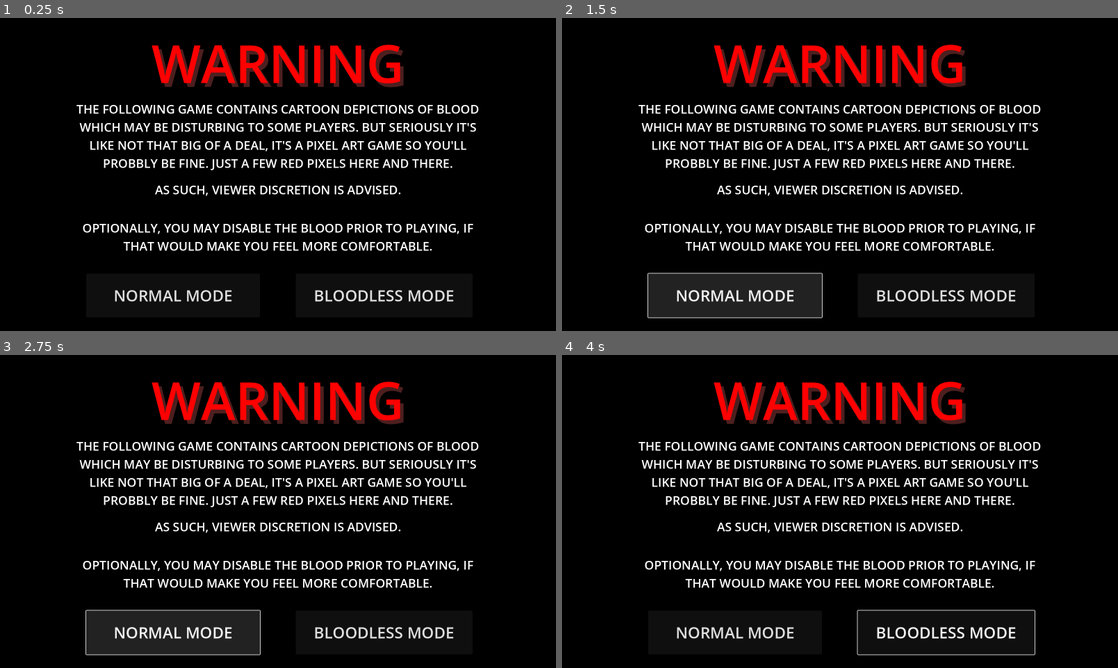
Above: before the commit, frames 1-4 (two rows, left to right).
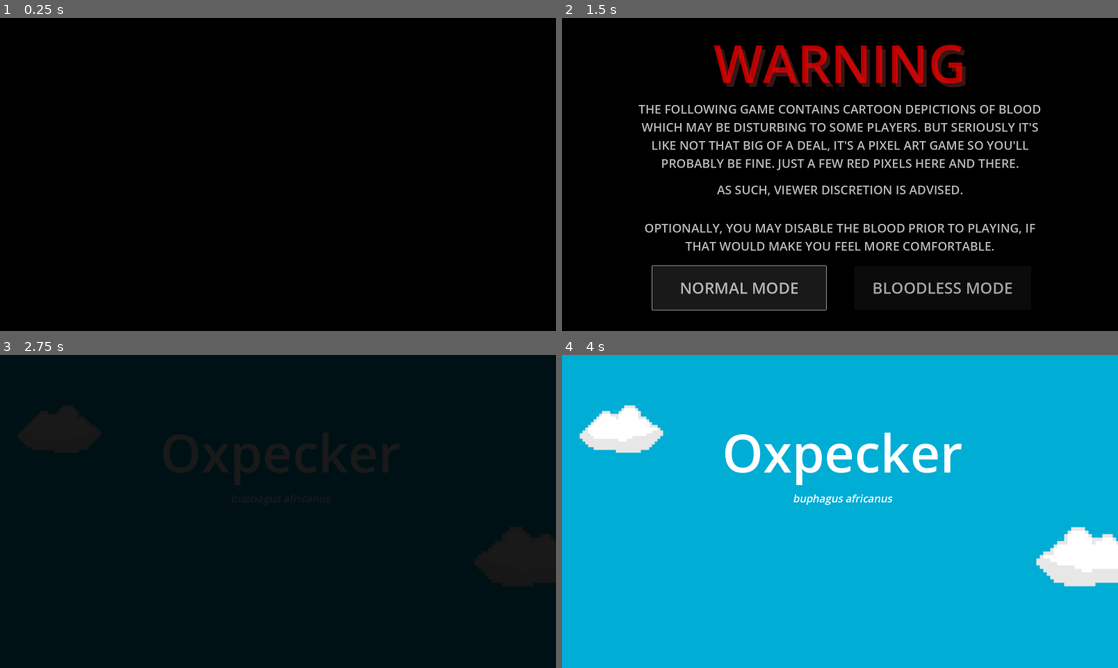
Above: after the commit, the same moments.

Repository: micah-wehrle/gwj67-oxpecker
Game: Godot game, scene res://scenes/blood_warning.tscn
The game is run twice, just before and just after one commit, with the same random seed, the same clock (stepped at 60 frames per second) and the same inputs. This scene is started directly instead of the project's main scene.
Inputs (mouse positions are in pixels of both pictures, inside the frame that each line leads up to):
- Up to frame 1 (0.25 s): no input
- Up to frame 2 (1.5 s): click (945, 296) at 0.5 s, where only the run before the commit has a clickable "BLOODLESS MODE"; click "NORMAL MODE" at 1.25 s
- Up to frame 3 (2.75 s): click (172, 633) at 2 s, where only the run before the commit has a clickable "NORMAL MODE"
- Up to frame 4 (4 s): move the mouse to (962, 495) at 2.77 s; hold Right (Right) 2.78-3.53 s; tap Space (Spacebar) at 2.85, 3.8 s; click (962, 495) at 3.05 s; move the mouse to (728, 527) at 3.52 s; hold Down (Down) from 3.53 s (still down); click (728, 527) at 3.6 s

The runs differ from the first frame. In frame 1, 11% of the frame differs, in the area x 13-87%, y 8-91%; in frame 2, 12%; in frame 3, 18%; in frame 4, 100%, in the area x 0-100%, y 0-100%.

Commit message:
More title page and art

Diff:
--- a/project.godot
+++ b/project.godot
@@ -14,6 +14,10 @@
 run/main_scene="res://scenes/world.tscn"
 config/features=PackedStringArray("4.1", "GL Compatibility")
 config/icon="res://icon.svg"
+
+[autoload]
+
+persist="*res://scripts/Persist.gd"
 
 [display]
 
@@ -53,6 +57,11 @@
 "events": [Object(InputEventKey,"resource_local_to_scene":false,"resource_name":"","device":-1,"window_id":0,"alt_pressed":false,"shift_pressed":false,"ctrl_pressed":false,"meta_pressed":false,"pressed":false,"keycode":0,"physical_keycode":32,"key_label":0,"unicode":32,"echo":false,"script":null)
 ]
 }
+Click={
+"deadzone": 0.5,
+"events": [Object(InputEventMouseButton,"resource_local_to_scene":false,"resource_name":"","device":-1,"window_id":0,"alt_pressed":false,"shift_pressed":false,"ctrl_pressed":false,"meta_pressed":false,"button_mask":1,"position":Vector2(256, 3),"global_position":Vector2(262, 66),"factor":1.0,"button_index":1,"canceled":false,"pressed":true,"double_click":false,"script":null)
+]
+}
 
 [rendering]
 
--- /dev/null
+++ b/scenes/bird_sprite.tscn
@@ -0,0 +1,107 @@
+[gd_scene load_steps=9 format=3 uid="uid://uex46dpftd8v"]
+
+[ext_resource type="Texture2D" uid="uid://v3ddhlocr6on" path="res://res/oxpecker1-Sheet.png" id="1_dsga1"]
+[ext_resource type="Script" path="res://scripts/Bird Sprite.gd" id="2_tmlht"]
+[ext_resource type="Texture2D" uid="uid://5x6mwdskt2tj" path="res://res/blood drip.png" id="3_3a18c"]
+
+[sub_resource type="Animation" id="Animation_qxyvx"]
+length = 0.001
+tracks/0/type = "value"
+tracks/0/imported = false
+tracks/0/enabled = true
+tracks/0/path = NodePath(".:frame")
+tracks/0/interp = 1
+tracks/0/loop_wrap = true
+tracks/0/keys = {
+"times": PackedFloat32Array(0),
+"transitions": PackedFloat32Array(1),
+"update": 1,
+"values": [0]
+}
+
+[sub_resource type="Animation" id="Animation_cr70x"]
+resource_name = "flying"
+length = 0.5
+loop_mode = 1
+tracks/0/type = "value"
+tracks/0/imported = false
+tracks/0/enabled = true
+tracks/0/path = NodePath(".:frame")
+tracks/0/interp = 1
+tracks/0/loop_wrap = true
+tracks/0/keys = {
+"times": PackedFloat32Array(0, 0.1, 0.2, 0.3, 0.4),
+"transitions": PackedFloat32Array(1, 1, 1, 1, 1),
+"update": 1,
+"values": [2, 3, 4, 5, 6]
+}
+
+[sub_resource type="Animation" id="Animation_ryxsf"]
+resource_name = "peck"
+length = 0.1
+tracks/0/type = "value"
+tracks/0/imported = false
+tracks/0/enabled = true
+tracks/0/path = NodePath(".:frame")
+tracks/0/interp = 1
+tracks/0/loop_wrap = true
+tracks/0/keys = {
+"times": PackedFloat32Array(0),
+"transitions": PackedFloat32Array(1),
+"update": 1,
+"values": [1]
+}
+
+[sub_resource type="Animation" id="Animation_gwhc2"]
+resource_name = "resting"
+length = 0.001
+tracks/0/type = "value"
+tracks/0/imported = false
+tracks/0/enabled = true
+tracks/0/path = NodePath(".:frame")
+tracks/0/interp = 1
+tracks/0/loop_wrap = true
+tracks/0/keys = {
+"times": PackedFloat32Array(0),
+"transitions": PackedFloat32Array(1),
+"update": 1,
+"values": [0]
+}
+
+[sub_resource type="AnimationLibrary" id="AnimationLibrary_1jjwf"]
+_data = {
+"RESET": SubResource("Animation_qxyvx"),
+"flying": SubResource("Animation_cr70x"),
+"peck": SubResource("Animation_ryxsf"),
+"resting": SubResource("Animation_gwhc2")
+}
+
+[node name="Bird Sprite" type="Sprite2D"]
+texture_filter = 1
+scale = Vector2(11.25, 11.25)
+texture = ExtResource("1_dsga1")
+hframes = 7
+script = ExtResource("2_tmlht")
+
+[node name="AnimationPlayer" type="AnimationPlayer" parent="."]
+libraries = {
+"": SubResource("AnimationLibrary_1jjwf")
+}
+
+[node name="Blood Emitter" type="CPUParticles2D" parent="."]
+unique_name_in_owner = true
+scale = Vector2(0.0888889, 0.0888889)
+emitting = false
+amount = 10
+lifetime = 0.5
+one_shot = true
+explosiveness = 1.0
+texture = ExtResource("3_3a18c")
+direction = Vector2(0, -10)
+initial_velocity_max = 354.6
+linear_accel_min = 100.0
+linear_accel_max = 100.0
+scale_amount_min = 0.03
+scale_amount_max = 0.03
+
+[connection signal="animation_finished" from="AnimationPlayer" to="." method="_animation_finished"]
--- a/scenes/blood_warning.tscn
+++ b/scenes/blood_warning.tscn
@@ -9,9 +9,18 @@
 grow_horizontal = 2
 grow_vertical = 2
 color = Color(0, 0, 0, 1)
+
+[node name="Control" type="Control" parent="."]
+layout_mode = 1
+anchors_preset = 15
+anchor_right = 1.0
+anchor_bottom = 1.0
+grow_horizontal = 2
+grow_vertical = 2
 script = ExtResource("1_gvo3d")
 
-[node name="Warning Group" type="Control" parent="."]
+[node name="Warning Group" type="Control" parent="Control"]
+unique_name_in_owner = true
 layout_mode = 1
 anchors_preset = 15
 anchor_right = 1.0
@@ -19,7 +28,7 @@
 grow_horizontal = 2
 grow_vertical = 2
 
-[node name="WARNING" type="Label" parent="Warning Group"]
+[node name="WARNING" type="Label" parent="Control/Warning Group"]
 self_modulate = Color(1, 0, 0, 1)
 z_index = 1
 layout_mode = 1
@@ -36,7 +45,7 @@
 horizontal_alignment = 1
 vertical_alignment = 1
 
-[node name="WARNING2" type="Label" parent="Warning Group"]
+[node name="WARNING2" type="Label" parent="Control/Warning Group"]
 self_modulate = Color(0.301961, 0.121569, 0.121569, 1)
 layout_mode = 1
 anchors_preset = 5
@@ -52,7 +61,8 @@
 horizontal_alignment = 1
 vertical_alignment = 1
 
-[node name="Text 1" type="Control" parent="."]
+[node name="Text 1" type="Control" parent="Control"]
+unique_name_in_owner = true
 layout_mode = 1
 anchors_preset = 15
 anchor_right = 1.0
@@ -60,7 +70,7 @@
 grow_horizontal = 2
 grow_vertical = 2
 
-[node name="Label" type="Label" parent="Text 1"]
+[node name="Label" type="Label" parent="Control/Text 1"]
 layout_mode = 1
 anchors_preset = 8
 anchor_left = 0.5
@@ -74,11 +84,11 @@
 grow_horizontal = 2
 grow_vertical = 2
 theme_override_font_sizes/font_size = 35
-text = "THE FOLLOWING GAME CONTAINS CARTOON DEPICTIONS OF BLOOD WHICH MAY BE DISTURBING TO SOME PLAYERS. BUT SERIOUSLY IT'S LIKE NOT THAT BIG OF A DEAL, IT'S A PIXEL ART GAME SO YOU'LL PROBBLY BE FINE. JUST A FEW RED PIXELS HERE AND THERE."
+text = "THE FOLLOWING GAME CONTAINS CARTOON DEPICTIONS OF BLOOD WHICH MAY BE DISTURBING TO SOME PLAYERS. BUT SERIOUSLY IT'S LIKE NOT THAT BIG OF A DEAL, IT'S A PIXEL ART GAME SO YOU'LL PROBABLY BE FINE. JUST A FEW RED PIXELS HERE AND THERE."
 horizontal_alignment = 1
 autowrap_mode = 2
 
-[node name="Label2" type="Label" parent="Text 1"]
+[node name="Label2" type="Label" parent="Control/Text 1"]
 layout_mode = 1
 anchors_preset = 8
 anchor_left = 0.5
@@ -96,7 +106,8 @@
 horizontal_alignment = 1
 autowrap_mode = 2
 
-[node name="Text 2" type="Control" parent="."]
+[node name="Text 2" type="Control" parent="Control"]
+unique_name_in_owner = true
 layout_mode = 1
 anchors_preset = 15
 anchor_right = 1.0
@@ -104,7 +115,7 @@
 grow_horizontal = 2
 grow_vertical = 2
 
-[node name="Label" type="Label" parent="Text 2"]
+[node name="Label" type="Label" parent="Control/Text 2"]
 layout_mode = 1
 anchors_preset = 8
 anchor_left = 0.5
@@ -122,64 +133,63 @@
 horizontal_alignment = 1
 autowrap_mode = 2
 
-[node name="Buttons" type="Control" parent="."]
+[node name="Buttons" type="Control" parent="Control"]
+unique_name_in_owner = true
 layout_mode = 1
 anchors_preset = 15
 anchor_right = 1.0
 anchor_bottom = 1.0
-offset_top = 696.0
+offset_top = 651.0
 grow_horizontal = 2
 grow_vertical = 2
 
-[node name="Control" type="Control" parent="Buttons"]
+[node name="Control" type="Control" parent="Control/Buttons"]
 layout_mode = 1
 anchors_preset = 15
 anchor_right = 1.0
 anchor_bottom = 1.0
-offset_right = -604.0
+offset_right = -840.0
 grow_horizontal = 2
 grow_vertical = 2
 
-[node name="Button" type="Button" parent="Buttons/Control"]
+[node name="Button" type="Button" parent="Control/Buttons/Control"]
 layout_mode = 1
-anchors_preset = 8
-anchor_left = 0.5
+anchors_preset = 6
+anchor_left = 1.0
 anchor_top = 0.5
-anchor_right = 0.5
+anchor_right = 1.0
 anchor_bottom = 0.5
-offset_left = -250.0
+offset_left = -500.0
 offset_top = -63.0
-offset_right = 250.0
 offset_bottom = 63.0
-grow_horizontal = 2
+grow_horizontal = 0
 grow_vertical = 2
 theme_override_colors/icon_hover_color = Color(0, 0, 0, 1)
 theme_override_font_sizes/font_size = 45
 text = "NORMAL MODE"
 
-[node name="Control2" type="Control" parent="Buttons"]
+[node name="Control2" type="Control" parent="Control/Buttons"]
 layout_mode = 1
 anchors_preset = 15
 anchor_right = 1.0
 anchor_bottom = 1.0
-offset_left = 612.0
+offset_left = 841.0
 offset_right = -1.0
 grow_horizontal = 2
 grow_vertical = 2
 
-[node name="Button" type="Button" parent="Buttons/Control2"]
+[node name="Button" type="Button" parent="Control/Buttons/Control2"]
 layout_mode = 1
-anchors_preset = 8
-anchor_left = 0.5
+anchors_preset = 4
 anchor_top = 0.5
-anchor_right = 0.5
 anchor_bottom = 0.5
-offset_left = -254.5
 offset_top = -63.0
-offset_right = 254.5
+offset_right = 509.0
 offset_bottom = 63.0
-grow_horizontal = 2
 grow_vertical = 2
 theme_override_colors/icon_hover_color = Color(0, 0, 0, 1)
 theme_override_font_sizes/font_size = 45
 text = "BLOODLESS MODE"
+
+[connection signal="button_up" from="Control/Buttons/Control/Button" to="Control" method="_blood_mode"]
+[connection signal="button_down" from="Control/Buttons/Control2/Button" to="Control" method="_bloodless_mode"]
--- /dev/null
+++ b/scenes/intro.tscn
@@ -0,0 +1,159 @@
+[gd_scene load_steps=4 format=3 uid="uid://56sv35key23x"]
+
+[ext_resource type="Script" path="res://scripts/Intro.gd" id="1_octaw"]
+[ext_resource type="Texture2D" uid="uid://dmq3bjqrrxokl" path="res://res/cloud1.png" id="2_6hjtt"]
+[ext_resource type="PackedScene" uid="uid://uex46dpftd8v" path="res://scenes/bird_sprite.tscn" id="3_xkt36"]
+
+[node name="Intro" type="ColorRect"]
+anchors_preset = 15
+anchor_right = 1.0
+anchor_bottom = 1.0
+grow_horizontal = 2
+grow_vertical = 2
+color = Color(0, 0.666667, 0.819608, 1)
+script = ExtResource("1_octaw")
+
+[node name="Title" type="Label" parent="."]
+layout_mode = 1
+anchors_preset = 5
+anchor_left = 0.5
+anchor_right = 0.5
+offset_left = -543.0
+offset_top = 163.0
+offset_right = 557.0
+offset_bottom = 397.0
+grow_horizontal = 2
+theme_override_font_sizes/font_size = 150
+text = "Oxpecker"
+horizontal_alignment = 1
+vertical_alignment = 1
+
+[node name="Description" type="Label" parent="."]
+unique_name_in_owner = true
+layout_mode = 1
+anchors_preset = 5
+anchor_left = 0.5
+anchor_right = 0.5
+offset_left = -517.0
+offset_top = 402.0
+offset_right = 531.0
+offset_bottom = 636.0
+grow_horizontal = 2
+theme_override_font_sizes/font_size = 40
+text = "A bird which rides on the backs of large mammals, eating ticks and other pests."
+horizontal_alignment = 1
+vertical_alignment = 1
+autowrap_mode = 2
+
+[node name="Description2" type="Label" parent="."]
+unique_name_in_owner = true
+layout_mode = 1
+anchors_preset = 5
+anchor_left = 0.5
+anchor_right = 0.5
+offset_left = -517.0
+offset_top = 580.0
+offset_right = 531.0
+offset_bottom = 656.0
+grow_horizontal = 2
+theme_override_font_sizes/font_size = 40
+text = "It also..."
+horizontal_alignment = 1
+vertical_alignment = 1
+autowrap_mode = 2
+
+[node name="Drinks" type="Label" parent="."]
+unique_name_in_owner = true
+self_modulate = Color(1, 0, 0, 1)
+layout_mode = 1
+anchors_preset = 5
+anchor_left = 0.5
+anchor_right = 0.5
+offset_left = -430.0
+offset_top = 682.0
+offset_right = 91.0
+offset_bottom = 809.0
+grow_horizontal = 2
+theme_override_font_sizes/font_size = 90
+text = "DRINKS"
+horizontal_alignment = 1
+vertical_alignment = 1
+autowrap_mode = 2
+
+[node name="Their" type="Label" parent="."]
+unique_name_in_owner = true
+self_modulate = Color(1, 0, 0, 1)
+layout_mode = 1
+anchors_preset = 5
+anchor_left = 0.5
+anchor_right = 0.5
+offset_left = -73.0
+offset_top = 682.0
+offset_right = 448.0
+offset_bottom = 809.0
+grow_horizontal = 2
+theme_override_font_sizes/font_size = 90
+text = "THEIR"
+horizontal_alignment = 1
+vertical_alignment = 1
+autowrap_mode = 2
+
+[node name="Scientific Name" type="RichTextLabel" parent="."]
+layout_mode = 1
+anchors_preset = 5
+anchor_left = 0.5
+anchor_right = 0.5
+offset_left = -543.0
+offset_top = 391.0
+offset_right = 557.0
+offset_bottom = 455.0
+grow_horizontal = 2
+theme_override_font_sizes/italics_font_size = 30
+bbcode_enabled = true
+text = "[center][i]buphagus africanus[/i][/center]"
+
+[node name="Cloud1" type="Sprite2D" parent="."]
+texture_filter = 1
+position = Vector2(171, 201)
+scale = Vector2(8, 8)
+texture = ExtResource("2_6hjtt")
+
+[node name="Cloud2" type="Sprite2D" parent="."]
+texture_filter = 1
+position = Vector2(1515, 565)
+scale = Vector2(10.0312, 10.0312)
+texture = ExtResource("2_6hjtt")
+flip_h = true
+
+[node name="Bird Sprite" parent="." instance=ExtResource("3_xkt36")]
+unique_name_in_owner = true
+position = Vector2(-461, 382)
+
+[node name="1" type="Marker2D" parent="Bird Sprite"]
+scale = Vector2(0.0888889, 0.0888889)
+
+[node name="Move Nodes" type="Node2D" parent="."]
+unique_name_in_owner = true
+
+[node name="1" type="Marker2D" parent="Move Nodes"]
+position = Vector2(-469, 528)
+
+[node name="2" type="Marker2D" parent="Move Nodes"]
+position = Vector2(529, 147)
+
+[node name="3" type="Marker2D" parent="Move Nodes"]
+position = Vector2(629, 177)
+
+[node name="4" type="Marker2D" parent="Move Nodes"]
+position = Vector2(720, 178)
+
+[node name="Red Overlay" type="ColorRect" parent="."]
+unique_name_in_owner = true
+z_index = 100
+layout_mode = 1
+anchors_preset = 15
+anchor_right = 1.0
+anchor_bottom = 1.0
+grow_horizontal = 2
+grow_vertical = 2
+color = Color(1, 0, 0, 0)
--- a/scenes/world.tscn
+++ b/scenes/world.tscn
@@ -1,10 +1,9 @@
-[gd_scene load_steps=10 format=3 uid="uid://ds77v8dt1we8g"]
+[gd_scene load_steps=9 format=3 uid="uid://ds77v8dt1we8g"]
 
-[ext_resource type="Texture2D" uid="uid://w7iarhpe2qu8" path="res://res/bird.png" id="1_046tm"]
 [ext_resource type="Script" path="res://scripts/Bird.gd" id="1_cpk6n"]
 [ext_resource type="Script" path="res://scripts/Grid.gd" id="2_gq6m5"]
 [ext_resource type="Texture2D" uid="uid://ccnppldyfqd8" path="res://res/vial1/bottom vial.png" id="3_qvpt7"]
-[ext_resource type="Texture2D" uid="uid://5x6mwdskt2tj" path="res://res/blood drip.png" id="4_2xhjj"]
+[ext_resource type="PackedScene" uid="uid://uex46dpftd8v" path="res://scenes/bird_sprite.tscn" id="3_ubdla"]
 [ext_resource type="Script" path="res://scripts/CanvasLayer.gd" id="4_axjsh"]
 [ext_resource type="Texture2D" uid="uid://ca7htac5qawpk" path="res://res/vial1/vial blood.png" id="4_yvomo"]
 [ext_resource type="Script" path="res://scripts/Blood Bar.gd" id="5_ewaen"]
@@ -21,24 +20,8 @@
 position = Vector2(1243, 560)
 script = ExtResource("1_cpk6n")
 
-[node name="Sprite2D" type="Sprite2D" parent="Grid/Bird"]
-z_index = 2
-scale = Vector2(0.113684, 0.113684)
-texture = ExtResource("1_046tm")
-
-[node name="Blood Emitter" type="CPUParticles2D" parent="Grid/Bird"]
-emitting = false
-amount = 10
-lifetime = 0.5
-one_shot = true
-explosiveness = 1.0
-texture = ExtResource("4_2xhjj")
-direction = Vector2(0, -10)
-initial_velocity_max = 354.6
-linear_accel_min = 100.0
-linear_accel_max = 100.0
-scale_amount_min = 0.03
-scale_amount_max = 0.03
+[node name="Bird Sprite" parent="Grid/Bird" instance=ExtResource("3_ubdla")]
+unique_name_in_owner = true
 
 [node name="Grid Parent" type="Node2D" parent="Grid"]
 unique_name_in_owner = true
--- /dev/null
+++ b/scripts/Bird Sprite.gd
@@ -0,0 +1,29 @@
+extends Sprite2D
+
+@onready var animation_player = $AnimationPlayer
+@onready var blood_emitter = %"Blood Emitter"
+
+# Called when the node enters the scene tree for the first time.
+func _ready():
+	pass # Replace with function body.
+
+
+# Called every frame. 'delta' is the elapsed time since the previous frame.
+func _process(delta):
+	pass
+
+func bleed():
+	blood_emitter.restart();
+	blood_emitter.emitting = true;
+
+func animate(anim_name):
+	if anim_name == "resting":
+		animation_player.stop();
+		frame = 0;
+	else:
+		animation_player.play(anim_name);
+
+func _animation_finished(anim_name):
+	if anim_name == "peck":
+		frame = 0;
+	pass;
--- a/scripts/Bird.gd
+++ b/scripts/Bird.gd
@@ -2,7 +2,8 @@
 
 @onready var grid = %Grid;
 @onready var blood_bar = %"Blood Bar";
-@onready var blood_emitter = $"Blood Emitter" as CPUParticles2D;
+@onready var blood_emitter = %"Blood Emitter" as CPUParticles2D;
+@onready var bird_sprite = %"Bird Sprite" as Sprite2D;
 
 var can_move = true;
 
@@ -19,6 +20,7 @@
 func _ready():
 	var start_pos = Vector2(0,3);
 	global_position = grid.global_position + start_pos * (grid.tile_size + grid.tile_spacing);
+	bird_sprite.scale = (Vector2(grid.tile_size, grid.tile_size) / Vector2(bird_sprite.texture.get_height(), bird_sprite.texture.get_height())) * 0.8;
 	pass
 
 
@@ -58,10 +60,18 @@
 	reparent(grid);
 	flying_dir = dir
 	flying = true;
+	bird_sprite.animate("flying");
+
+	if dir == 2:
+		bird_sprite.flip_h = false;
+	elif dir == 4:
+		bird_sprite.flip_h = true;
+
 	var tile_space = (grid.tile_size + grid.tile_spacing);
 	target_pos = position + get_dir_vector(flying_dir) * tile_space;
 
 func stop_flying():
+	bird_sprite.animate("resting");
 	flying = false;
 	flying_dir = 0;
 
@@ -90,6 +100,7 @@
 
 func do_peck():
 	try_to_bleed();
+	bird_sprite.animate("peck");
 	current_animal.connect('end_reaction_signal', end_animal_reaction);
 	current_animal.peck()
 	can_move = false;
@@ -116,8 +127,7 @@
 func try_to_bleed():
 	var blood_drained = current_animal.get_blood();
 	if blood_drained:
-		blood_emitter.restart();
-		blood_emitter.emitting = true;
+		bird_sprite.bleed();
 		blood_bar.add_blood(blood_drained);
 	else:
 		pass; #handle no blood left?
--- a/scripts/Blood Warning.gd
+++ b/scripts/Blood Warning.gd
@@ -1,11 +1,83 @@
-extends ColorRect
+extends Control
+
+@onready var warning_group = %"Warning Group";
+@onready var text_1 = %"Text 1";
+@onready var text_2 = %"Text 2";
+@onready var buttons = %Buttons;
+
+var waits = [1000, 250, 1000, 1000];
+@onready var texts = [warning_group, text_1, text_2, buttons];
+
+const FADE_RATE = 1;
+
+var waiting = true;
+var target_time;
+
+var fade_out = false;
+
+var fade_out_a = 1.0;
 
 
 # Called when the node enters the scene tree for the first time.
 func _ready():
-	pass # Replace with function body.
-
+	for text in texts:
+		(text as Control).modulate.a = 0;
+	next_wait();
 
 # Called every frame. 'delta' is the elapsed time since the previous frame.
 func _process(delta):
+
+	if fade_out:
+
+		fade_out_a -= FADE_RATE * delta * 1.5;
+		modulate.a = fade_out_a;
+
+		if fade_out_a <= -1:
+			get_tree().change_scene_to_file("res://scenes/intro.tscn");
+
+
+
+		return;
+
+	if Input.is_action_just_pressed("Click") and target_time < INF:
+		while texts.size() > 0:
+			texts.pop_front().modulate.a = 1.0;
+		target_time = INF;
+		waiting = true;
+
+	if waiting:
+
+		if Time.get_ticks_msec() >= target_time:
+			waiting = false;
+	else:
+		if (texts[0] as Control).modulate.a < 1:
+			texts[0].modulate.a += FADE_RATE * delta;
+		else:
+			texts.pop_front();
+			if texts.size() != 0:
+				next_wait();
+			else:
+				waiting = true;
+				target_time = INF;
+
 	pass
+
+
+func next_wait():
+	target_time = Time.get_ticks_msec() + waits.pop_front();
+	waiting = true;
+
+func _blood_mode():
+	if target_time < INF:
+		return;
+	persist.show_blood = true;
+	next_scene();
+
+func _bloodless_mode():
+	if target_time < INF:
+		return;
+	persist.show_blood = false;
+	next_scene();
+
+func next_scene():
+	fade_out = true;
--- /dev/null
+++ b/scripts/Intro.gd
@@ -0,0 +1,127 @@
+extends ColorRect
+
+@onready var bird_sprite = %"Bird Sprite"
+@onready var move_nodes = %"Move Nodes"
+
+#Scene tiems to manipulate:
+@onready var description = %Description
+@onready var description_2 = %Description2
+@onready var drinks = %Drinks
+@onready var their = %Their
+@onready var red_overlay = %"Red Overlay"
+
+const FADE_IN_RATE = 1;
+const FLY_RATE = 600;
+const HOP_X_RATE = 1000;
+const HOP_Y_SIZE = 40;
+
+var true_pos;
+var advance_phase;
+@export var phase = "fade in";
+
+# Called when the node enters the scene tree for the first time.
+func _ready():
+	modulate = Color.BLACK;
+
+	description.modulate.a = 0;
+	description_2.modulate.a = 0;
+	drinks.modulate.a = 0;
+	their.modulate.a = 0;
+
+	return;
+	# TEST SECTION
+	modulate = Color.WHITE;
+	bird_sprite.global_position = pos(2);
+	phase = "hop1";
+	true_pos = pos(2);
+	pass # Replace with function body.
+
+
+# Called every frame. 'delta' is the elapsed time since the previous frame.
+func _process(delta):
+
+	if phase == "fade in":
+		modulate.r += FADE_IN_RATE * delta;
+		modulate.g += FADE_IN_RATE * delta;
+		modulate.b += FADE_IN_RATE * delta;
+
+		if modulate.r >= 1:
+			phase = "wait after fade in";
+			advance_phase = Time.get_ticks_msec() + 500;
+	elif phase == "wait after fade in":
+		if wait_then("fly in"):
+			bird_sprite.animate("flying");
+
+	elif phase == "fly in":
+		bird_sprite.global_position = bird_sprite.global_position.move_toward(pos(2), FLY_RATE * delta);
+
+		true_pos = bird_sprite.global_position;
+		description.modulate.a = progress(1,2);
+
+		if bird_sprite.global_position == pos(2):
+			phase = "wait1";
+			advance_phase = Time.get_ticks_msec() + 1000;
+			bird_sprite.animate("resting");
+			description.modulate.a = 1;
+
+	elif phase == "wait1":
+		wait_then("hop1");
+
+	elif phase == "hop1":
+		if hop(3, delta):
+			phase = "wait2";
+			advance_phase = Time.get_ticks_msec() + 200;
+
+	elif phase == "wait2":
+		wait_then("hop2");
+
+	elif phase == "hop2":
+		if hop(4, delta):
+			phase = "wait3";
+			advance_phase = Time.get_ticks_msec() + 1000;
+
+	elif phase == "wait3":
+		wait_then("peck");
+	elif phase == "peck":
+		bird_sprite.animate("peck");
+		phase = "end";
+		pass;
+	elif phase == "":
+		pass;
+	elif phase == "":
+		pass;
+	elif phase == "":
+		pass;
+	elif phase == "":
+		pass;
+	elif phase == "":
+		pass;
+	elif phase == "":
+		pass;
+	elif phase == "":
+		pass;
+
+	pass
+
+func pos(num):
+	for child in move_nodes.get_children():
+		if child.name == str(num):
+			return child.global_position;
+
+func progress(p1, p2):
+	return 1.0 - true_pos.distance_to(pos(p2)) / pos(p1).distance_to(pos(p2));
+
+func hop(target, delta):
+	true_pos = true_pos.move_toward(pos(target), HOP_X_RATE * delta);
+	bird_sprite.global_position = true_pos + Vector2(0, -sin(progress(target-1, target) * PI) * HOP_Y_SIZE);
+
+	if true_pos == pos(target):
+		bird_sprite.global_position = pos(target);
+		return true;
+	return false;
+
+func wait_then(next):
+	if Time.get_ticks_msec() >= advance_phase:
+		phase = next;
+		return true;
+	return false;
Binary file added: res/bird1.png
Not shown, added: res/bird1.png.import
Binary file added: res/cloud1.png
Not shown, added: res/cloud1.png.import
Binary file added: res/oxpecker1-Sheet.png
Not shown, added: res/oxpecker1-Sheet.png.import
Not shown, added: res/.DS_Store
